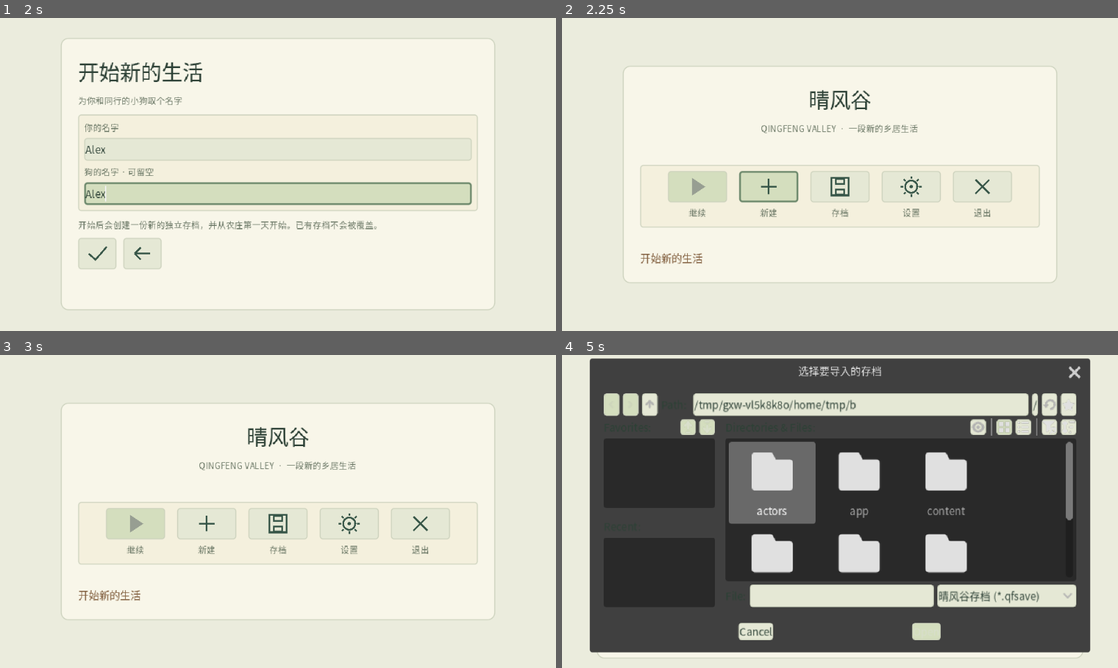
Above: before the commit, frames 1-4 (two rows, left to right).
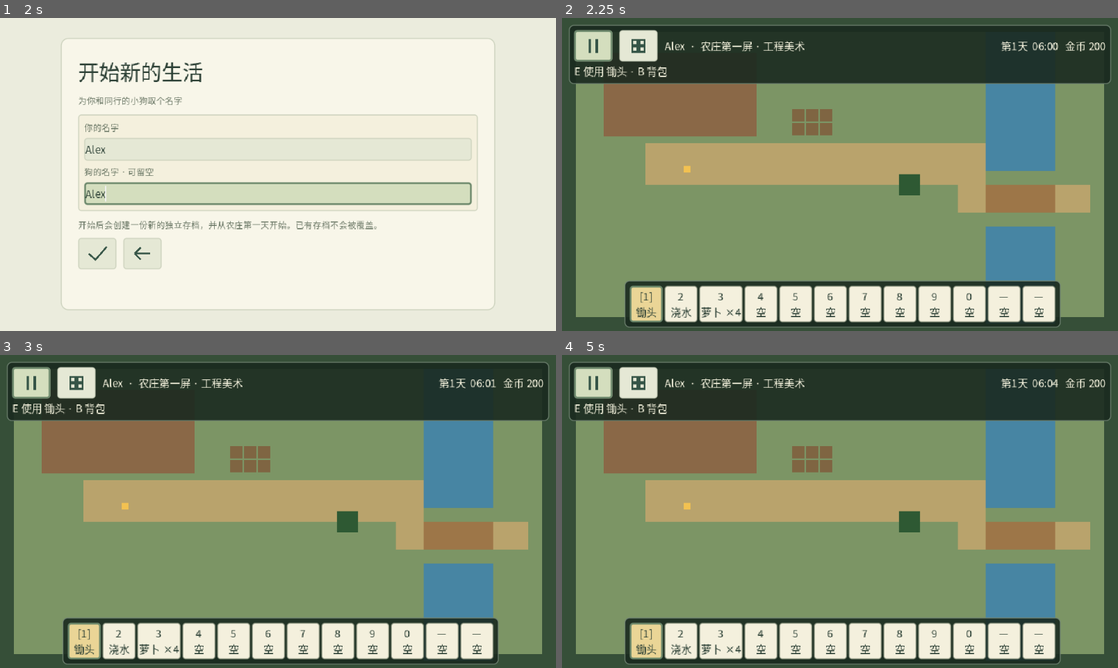
Above: after the commit, the same moments.

Repository: natefox2017/qingfeng
Game: Godot game, scene res://app/main.tscn
The game is run twice, just before and just after one commit, with the same random seed, the same clock (stepped at 60 frames per second) and the same inputs.
Inputs (mouse positions are in pixels of both pictures, inside the frame that each line leads up to):
- Up to frame 1 (2 s): click (205, 187) at 0.52 s; click (278, 149) at 1.27 s; type "Alex" at 1.35 s; click (278, 193) at 1.5 s; type "Alex" at 1.58 s
- Up to frame 2 (2.25 s): click (662, 252) at 2.02 s
- Up to frame 3 (3 s): click (33, 383) at 2.77 s
- Up to frame 4 (5 s): click (840, 524) at 3.52 s; click (634, 602) at 4.27 s

Frame 1 is identical in both runs. In frame 2, 93% of the frame differs, in the area x 0-100%, y 0-100%; in frame 3, 93%; in frame 4, 97%.
Error before the commit: Parse Error: Cannot infer the type of "midpoint" variable because the value doesn't have a set type. (res://world/village_first_screen.gd:343)

Commit message:
fix(world): explicitly type village conversation midpoint

Diff:
--- a/game/world/village_first_screen.gd
+++ b/game/world/village_first_screen.gd
@@ -340,7 +340,7 @@
 	# Diagnostic skin only; not accepted village art.
 	draw_rect(Rect2(0,0,640,360),Color("82966b"))
 	if _active_conversation_state=="participating" and _active_player_resident_id.is_empty():
-		var midpoint := ($ConversationAnchors/Left.position+$ConversationAnchors/Right.position)*0.5
+		var midpoint: Vector2 = ($ConversationAnchors/Left.position+$ConversationAnchors/Right.position)*0.5
 		draw_circle(midpoint+Vector2(-6,-18),3.0,Color("f3eee2"))
 		draw_circle(midpoint+Vector2(0,-20),3.0,Color("f3eee2"))
 		draw_circle(midpoint+Vector2(6,-18),3.0,Color("f3eee2"))
